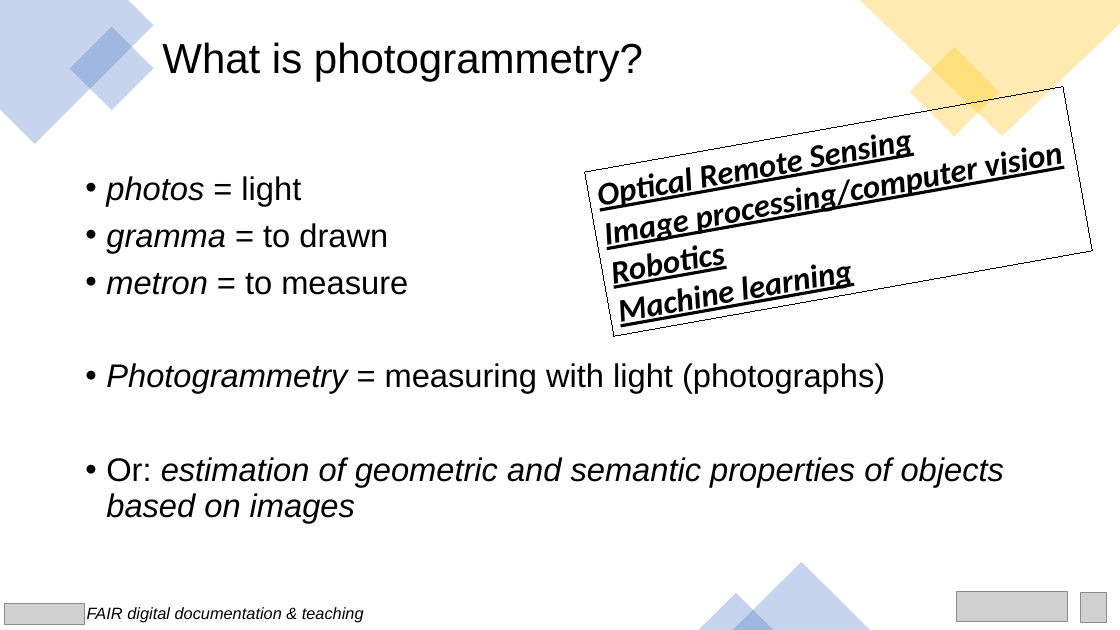
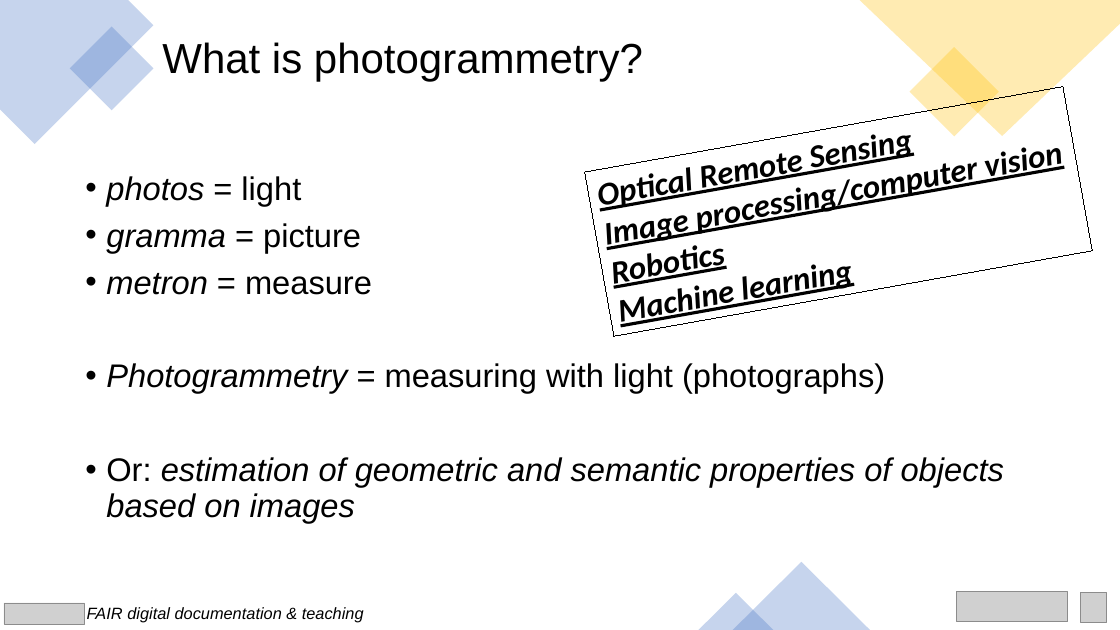
Before and after one commit to UNISvalbard/Geo-SfM, a slide deck: slide 3 of slides/ppt/photogrammetry/photogrammetry.pptx. Drawn at 1120x630 pixels with LibreOffice and Linux fonts; fonts in the diff are those of the drawing; grey boxes stand for pictures. Boxes give left, top, right and bottom in pixels: in the first picture for what was removed or moved away, otherwise in the second. Text is boxed around its words. In the diff, an @@ line names an element or a change of style, - is before the commit and + after.

```diff
--- a/slides/ppt/photogrammetry/photogrammetry.pptx
+++ b/slides/ppt/photogrammetry/photogrammetry.pptx
@@ text at [106,223,372,295]: text changed @@
-• gramma = to drawn
-• metron = to measure
+• gramma = picture
+• metron = measure
```
Also in this commit, not shown: 5 other files.
